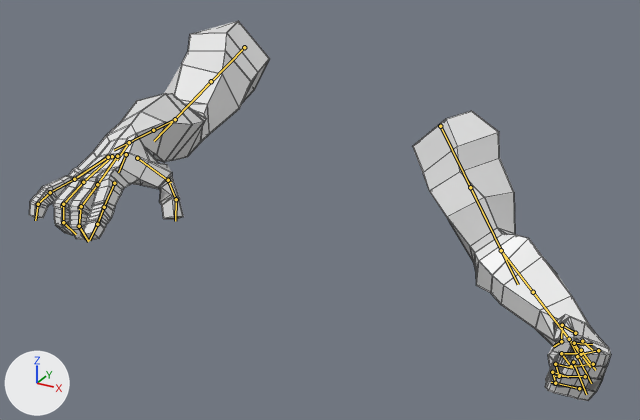
An edit to the FBX model Assets/GhostPuncher/Models/arms_throw.fbx, drawn before and after from the same camera.
Rendered twice from a 50 mm lens placed at (0.817, -1.619, 0.374), pointed at (0.087, -0.292, -0.29). Lighting does not change. The marker at lower left points along +X, +Y and +Z. The older version comes first. Both versions are drawn at frame 10 of the action 'Scene'; the numbers are the values there. The bones that change, and the others that lie on the model, are drawn over the model as lines. Mesh edges are drawn as thin lines.

Objects in the first picture: 'NEW ARM'.
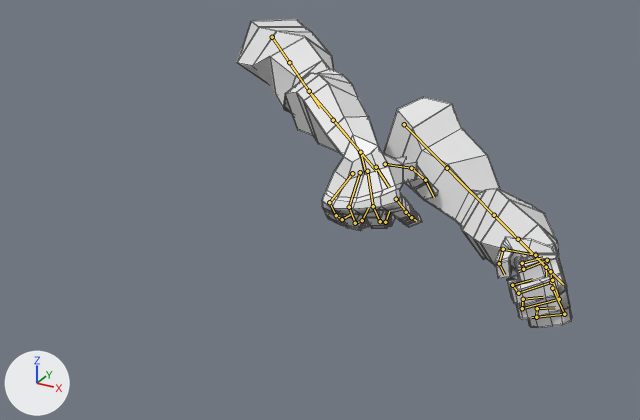
Location of each change, (x1, y1, x2, y2) in pixels of the pictures (640 x 420 px):
'NEW ARM', posed (42% narrower, 19% shorter)
    before: (29, 21, 611, 401)
    after: (237, 19, 572, 328)
bone 'DEF-upper_arm.L', root to tip
    before: (440, 126) to (487, 221)
    after: (404, 124) to (471, 193)
bone 'DEF-upper_arm.L.001', root to tip
    before: (470, 187) to (518, 284)
    after: (447, 168) to (520, 242)
bone 'DEF-forearm.L', root to tip
    before: (501, 250) to (552, 317)
    after: (494, 215) to (532, 254)
bone 'DEF-upper_arm.R', root to tip
    before: (244, 47) to (192, 101)
    after: (272, 37) to (299, 77)
bone 'DEF-upper_arm.R.001', root to tip
    before: (211, 81) to (154, 141)
    after: (289, 62) to (320, 107)
bone 'DEF-forearm.R', root to tip
    before: (175, 119) to (141, 136)
    after: (309, 91) to (347, 136)
bone 'DEF-f_index.01.R', root to tip
    before: (114, 183) to (104, 206)
    after: (396, 199) to (406, 212)
bone 'DEF-f_index.02.R', root to tip
    before: (104, 207) to (97, 224)
    after: (406, 212) to (411, 217)
bone 'DEF-palm.02.R', root to tip
    before: (117, 156) to (97, 184)
    after: (367, 171) to (373, 206)
bone 'DEF-f_middle.01.R', root to tip
    before: (97, 184) to (79, 209)
    after: (373, 206) to (381, 223)
bone 'DEF-palm.03.R', root to tip
    before: (112, 156) to (83, 182)
    after: (360, 172) to (349, 207)
bone 'DEF-f_ring.01.R', root to tip
    before: (83, 182) to (61, 207)
    after: (349, 207) to (356, 225)
bone 'DEF-palm.04.R', root to tip
    before: (108, 157) to (74, 179)
    after: (352, 173) to (329, 202)
bone 'DEF-f_pinky.01.R', root to tip
    before: (74, 179) to (48, 193)
    after: (329, 202) to (336, 216)

Patch to the scene script:
```diff
--- a/Assets/GhostPuncher/Models/arms_throw.fbx.py
+++ b/Assets/GhostPuncher/Models/arms_throw.fbx.py
@@ bone_def_upper_arm_l @@
 bone_def_upper_arm_l = bpy.data.objects['NEW RIGRIG'].pose.bones['DEF-upper_arm.L']  # child of 'DEF-shoulder.L'
-bone_def_upper_arm_l.location = (0.0, 0.0, 0.0)
-bone_def_upper_arm_l.rotation_quaternion = (0.955, 0.258, 0.0, -0.149)  # degrees (30, 4, -17)
+bone_def_upper_arm_l.location = (0.029, -0.065, 0.022)
+bone_def_upper_arm_l.rotation_quaternion = (0.956, 0.279, 0.0, 0.09)  # degrees (32, -3, 10)
@@ bone_def_upper_arm_l_001 @@
 bone_def_upper_arm_l_001 = bpy.data.objects['NEW RIGRIG'].pose.bones['DEF-upper_arm.L.001']  # child of 'DEF-upper_arm.L'
-bone_def_upper_arm_l_001.rotation_quaternion = (0.974, 0.0, -0.228, 0.0)  # degrees (0, -26, 0)
+bone_def_upper_arm_l_001.rotation_quaternion = (0.983, 0.0, -0.183, 0.0)  # degrees (0, -21, 0)
@@ bone_def_forearm_l @@
 bone_def_forearm_l = bpy.data.objects['NEW RIGRIG'].pose.bones['DEF-forearm.L']  # child of 'DEF-upper_arm.L'
-bone_def_forearm_l.rotation_quaternion = (0.878, 0.139, -0.394, 0.232)  # degrees (5, -49, 27)
+bone_def_forearm_l.rotation_quaternion = (0.918, 0.146, -0.319, 0.188)  # degrees (11, -40, 19)
@@ bone_def_upper_arm_r @@
 bone_def_upper_arm_r = bpy.data.objects['NEW RIGRIG'].pose.bones['DEF-upper_arm.R']  # child of 'DEF-shoulder.R'
-bone_def_upper_arm_r.location = (0.137, 0.003, -0.008)
-bone_def_upper_arm_r.rotation_quaternion = (0.682, 0.729, 0.0, 0.053)  # degrees (94, -4, 4)
+bone_def_upper_arm_r.location = (0.112, 0.028, -0.12)
+bone_def_upper_arm_r.rotation_quaternion = (0.406, 0.782, 0.0, 0.473)  # degrees (109, -48, 35)
@@ bone_def_upper_arm_r_001 @@
 bone_def_upper_arm_r_001 = bpy.data.objects['NEW RIGRIG'].pose.bones['DEF-upper_arm.R.001']  # child of 'DEF-upper_arm.R'
-bone_def_upper_arm_r_001.rotation_quaternion = (0.964, 0.0, -0.266, 0.0)  # degrees (0, -31, 0)
+bone_def_upper_arm_r_001.rotation_quaternion = (0.913, 0.0, -0.408, 0.0)  # degrees (0, -48, 0)
@@ bone_def_forearm_r @@
 bone_def_forearm_r = bpy.data.objects['NEW RIGRIG'].pose.bones['DEF-forearm.R']  # child of 'DEF-upper_arm.R'
-bone_def_forearm_r.rotation_quaternion = (0.836, 0.025, -0.534, -0.121)  # degrees (22, -63, -30)
+bone_def_forearm_r.rotation_quaternion = (0.66, -0.096, -0.727, 0.164)  # degrees (78, -112, -73)
@@ bone_def_f_index_01_r @@
 bone_def_f_index_01_r = bpy.data.objects['NEW RIGRIG'].pose.bones['DEF-f_index.01.R']  # child of 'DEF-palm.01.R'
-bone_def_f_index_01_r.rotation_quaternion = (0.989, -0.116, 0.0, -0.089)  # degrees (-13, -1, -10)
+bone_def_f_index_01_r.rotation_quaternion = (0.911, 0.411, 0.0, -0.029)  # degrees (49, 1, -3)
@@ bone_def_f_index_02_r @@
 bone_def_f_index_02_r = bpy.data.objects['NEW RIGRIG'].pose.bones['DEF-f_index.02.R']  # child of 'DEF-f_index.01.R'
-bone_def_f_index_02_r.location = (0.0, 0.001, 0.0)
-bone_def_f_index_02_r.rotation_quaternion = (0.991, -0.129, -0.027, 0.005)  # degrees (-15, -3, 1)
+bone_def_f_index_02_r.location = (0.0, -0.001, 0.0)
+bone_def_f_index_02_r.rotation_quaternion = (0.997, -0.038, -0.072, 0.02)  # degrees (-5, -8, 3)
@@ bone_def_palm_02_r @@
 bone_def_palm_02_r = bpy.data.objects['NEW RIGRIG'].pose.bones['DEF-palm.02.R']  # child of 'DEF-hand.R'
-bone_def_palm_02_r.rotation_quaternion = (0.999, 0.0, 0.0, 0.052)  # degrees (0, 0, 6)
+bone_def_palm_02_r.rotation_quaternion = (0.994, 0.001, -0.001, 0.108)  # degrees (0, 0, 12)
@@ bone_def_f_middle_01_r @@
 bone_def_f_middle_01_r = bpy.data.objects['NEW RIGRIG'].pose.bones['DEF-f_middle.01.R']  # child of 'DEF-palm.02.R'
-bone_def_f_middle_01_r.rotation_quaternion = (0.983, -0.183, 0.0, 0.0)  # degrees (-21, 0, 0)
+bone_def_f_middle_01_r.rotation_quaternion = (0.937, 0.349, 0.0, 0.0)  # degrees (41, 0, 0)
@@ bone_def_palm_03_r @@
 bone_def_palm_03_r = bpy.data.objects['NEW RIGRIG'].pose.bones['DEF-palm.03.R']  # child of 'DEF-hand.R'
-bone_def_palm_03_r.rotation_quaternion = (0.995, 0.002, -0.001, 0.104)  # degrees (0, 0, 12)
+bone_def_palm_03_r.rotation_quaternion = (0.977, 0.002, -0.002, 0.215)  # degrees (0, 0, 25)
@@ bone_def_f_ring_01_r @@
 bone_def_f_ring_01_r = bpy.data.objects['NEW RIGRIG'].pose.bones['DEF-f_ring.01.R']  # child of 'DEF-palm.03.R'
-bone_def_f_ring_01_r.rotation_quaternion = (0.973, -0.229, 0.0, 0.001)  # degrees (-26, 0, 0)
+bone_def_f_ring_01_r.rotation_quaternion = (0.953, 0.304, 0.0, 0.0)  # degrees (35, 0, 0)
@@ bone_def_palm_04_r @@
 bone_def_palm_04_r = bpy.data.objects['NEW RIGRIG'].pose.bones['DEF-palm.04.R']  # child of 'DEF-hand.R'
-bone_def_palm_04_r.rotation_quaternion = (0.988, 0.006, -0.001, 0.155)  # degrees (1, 0, 18)
+bone_def_palm_04_r.rotation_quaternion = (0.948, 0.006, -0.002, 0.319)  # degrees (1, 0, 37)
@@ bone_def_f_pinky_01_r @@
 bone_def_f_pinky_01_r = bpy.data.objects['NEW RIGRIG'].pose.bones['DEF-f_pinky.01.R']  # child of 'DEF-palm.04.R'
-bone_def_f_pinky_01_r.rotation_quaternion = (0.872, -0.489, 0.0, 0.004)  # degrees (-59, 0, 0)
+bone_def_f_pinky_01_r.rotation_quaternion = (0.978, 0.209, 0.0, 0.002)  # degrees (24, 0, 0)
```
